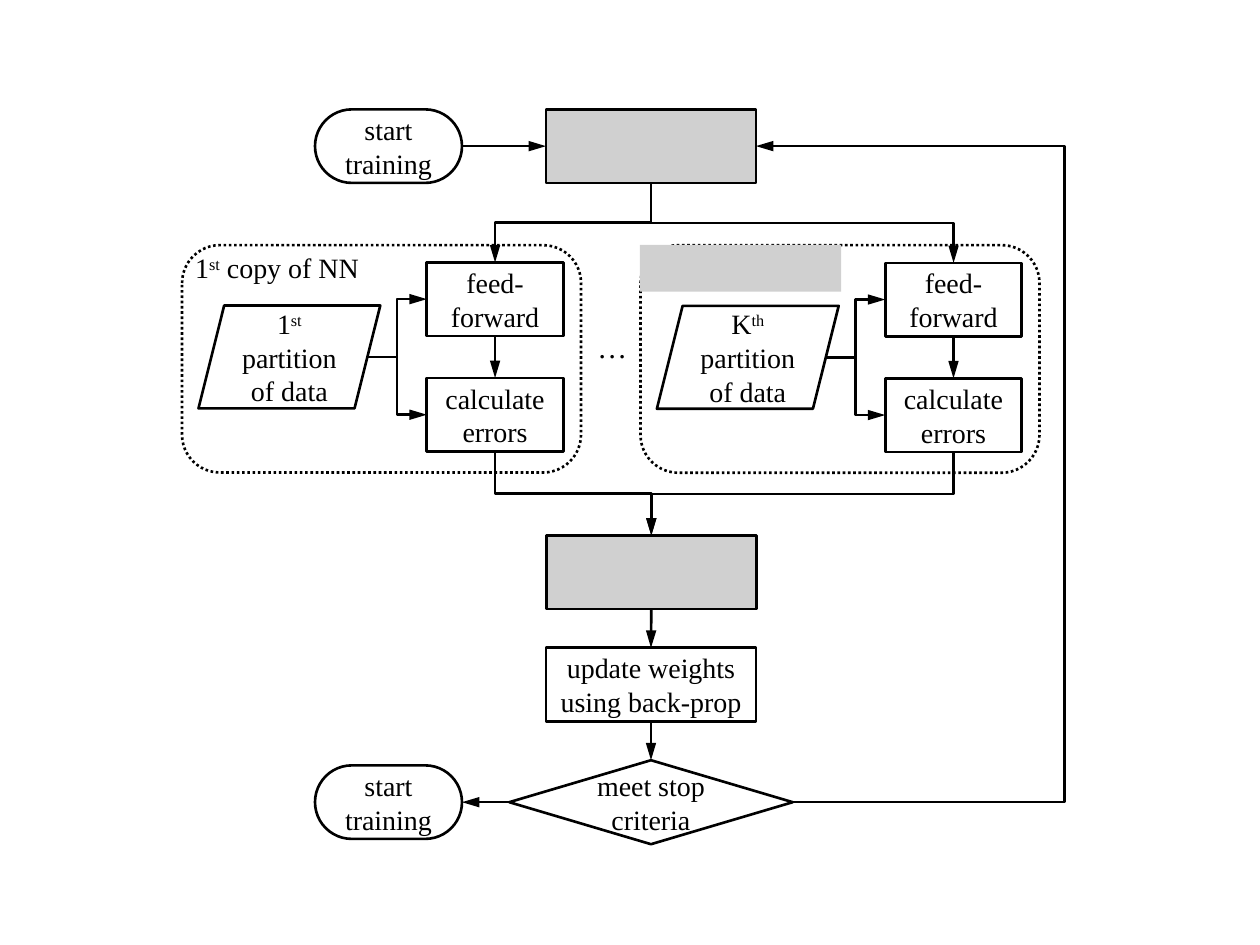
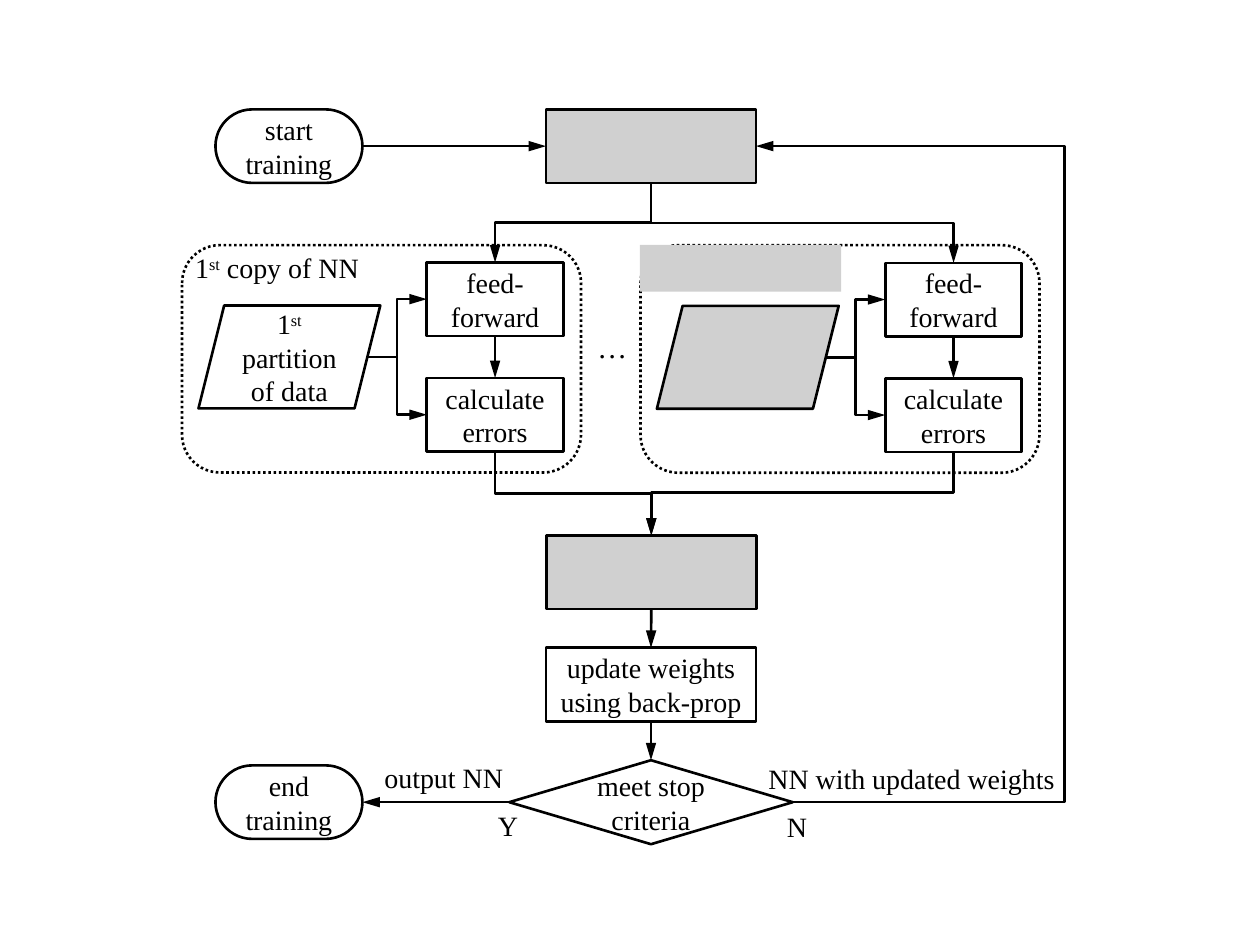
Before and after one commit to wenduow/BeefNet, a slide deck: slide 11 of trunk/pic/pic.pptx. Drawn at 1260x945 pixels with LibreOffice and Linux fonts; fonts in the diff are those of the drawing; grey boxes stand for pictures. Boxes give left, top, right and bottom in pixels: in the first picture for what was removed or moved away, otherwise in the second. Text is boxed around its words. In the diff, an @@ line names an element or a change of style, - is before the commit and + after.

```diff
--- a/trunk/pic/pic.pptx
+++ b/trunk/pic/pic.pptx
@@ rounded rectangle "start training": place and size @@
-rounded rectangle "start training" at bbox=[315, 110, 462, 183]
+rounded rectangle "start training" at bbox=[215, 110, 363, 183]
@@ arrow moved from (462, 146) - (546, 146) to (363, 146) - (546, 146) @@
@@ parallelogram removed at bbox=[656, 306, 838, 410] @@
-Kth
-partition of data
@@ elbow arrow (954, 452) - (651, 536): route changed @@
@@ rounded rectangle "end training": place and size @@
-rounded rectangle "end training" at bbox=[315, 765, 462, 838]
+rounded rectangle "end training" at bbox=[215, 765, 363, 838]
@@ text in rounded rectangle at bbox=[246, 776, 333, 835]: text changed @@
-start training
+end
+training
@@ group added at bbox=[384, 306, 1055, 837]: 4 texts, 1 picture @@
+Y
+N
+output NN
+NN with updated weights
@@ arrow moved from (509, 803) - (462, 803) to (509, 803) - (363, 803) @@
```
Also in this commit, not shown: 27 other files.
